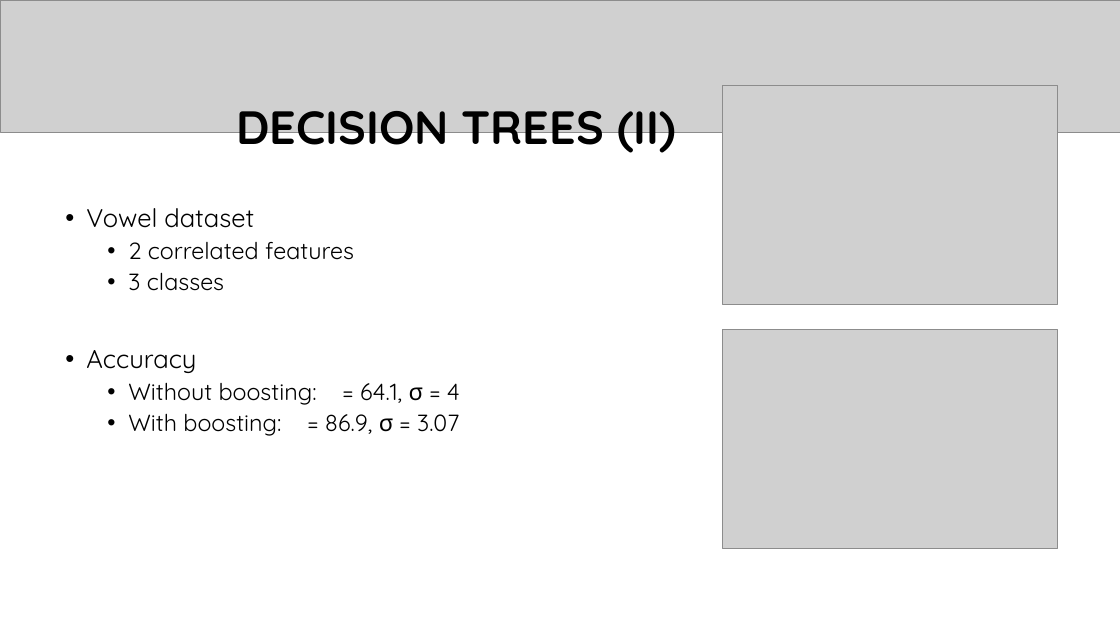
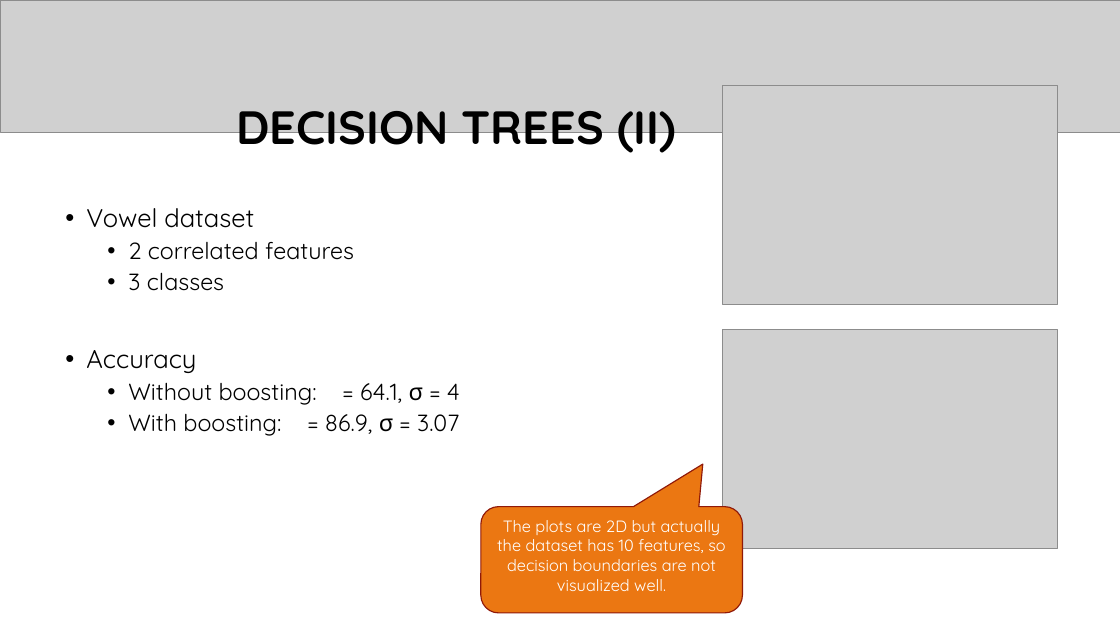
Before and after one commit to franco-ruggeri/ML, a slide deck: slide 10 of Lab 3/Lab 3 - presentation.pptx. Drawn at 1120x630 pixels with LibreOffice and Linux fonts; fonts in the diff are those of the drawing; grey boxes stand for pictures; background and template pictures are left out. Boxes give left, top, right and bottom in pixels: in the first picture for what was removed or moved away, otherwise in the second. Text is boxed around its words. In the diff, an @@ line names an element or a change of style, - is before the commit and + after.

```diff
--- a/Lab 3/Lab 3 - presentation.pptx
+++ b/Lab 3/Lab 3 - presentation.pptx
@@ rounded speech box added at (481, 507, 742, 613), fill #EB7712, outline #91190A 1 pt, 14 pt, text #FFFFFF @@
+The plots are 2D but actually the dataset has 10 features, so decision boundaries are not visualized well.
```
Also in this commit, not shown: 1 other slide changed.
